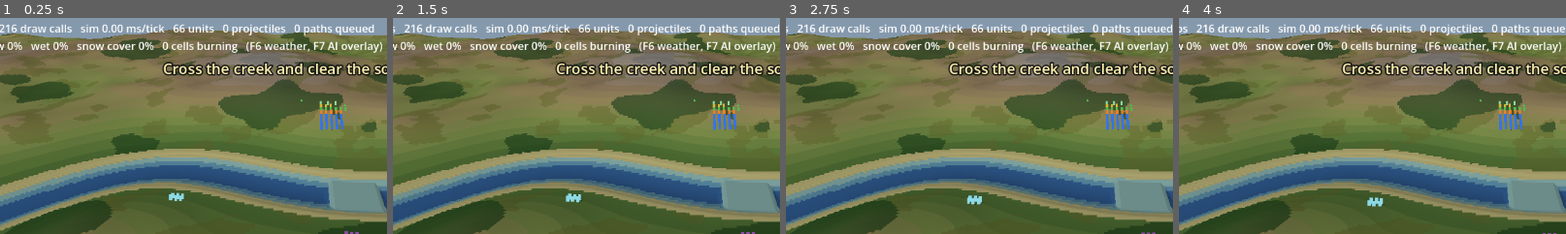
Above: before the commit, frames 1-4 (left to right).
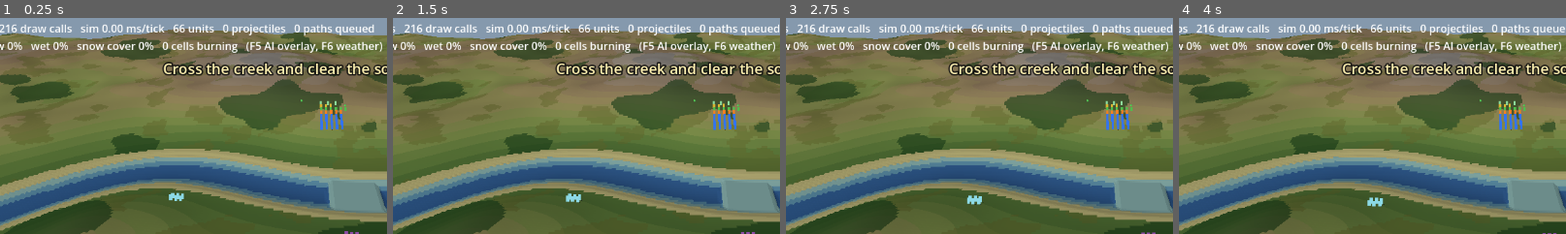
Above: after the commit, the same moments.

Repository: hazefire06/ashenmarch
Game: Godot game, scene res://view/main.tscn
The game is run twice, just before and just after one commit, with the same random seed, the same clock (stepped at 60 frames per second) and the same inputs.
Inputs:
- Up to frame 1 (0.25 s): no input
- Up to frame 2 (1.5 s): click "1 Short line" at 0.5 s; click "2 Long line" at 1.25 s
- Up to frame 3 (2.75 s): click "3 Loose line" at 2 s
- Up to frame 4 (4 s): click "4 Staggered" at 2.75 s; click "5 Box" at 3.5 s
The pictures show only the part of the screen within x 10-60%, y 0-50%; the shares and areas given below are measured in that part.

The runs differ from the first frame. In frame 1, 0.7% of the frame differs, in the area x 65-98%, y 10-17%; in frame 2, 0.7%; in frame 3, 0.7%; in frame 4, 0.7%.

Commit message:
Turn the AI mission off in the older demos and move the AI overlay to F5
The combat, projectile and abilities demos load MainView, which since
Phase 7 starts the Riverside AI mission: 29 AI Dark units hunting across
every staged event. They now set mission_path to empty before the scene
enters the tree, as demo-ai does, and each finale stands the Dark test
squad its phase had where MainView used to (Husks and Rippers; plus
Drifters; the whole roster). demo-combat's finale took MainView's first
50 units, assuming the removed Dark squads; it takes the Shieldmen and
Reavers now.

Phase 9's plan reserves F7 for the scoreboard, so the AI overlay moves
to F5, which nothing else binds.

Co-Authored-By: Claude Opus 5.5 (1M context) <noreply@anthropic.com>

Diff:
--- a/scripts/demo_abilities.gd
+++ b/scripts/demo_abilities.gd
@@ -31,6 +31,10 @@
 const FINALE_TIMEOUT: float = 90.0
 ## Yaw 0 looks north; a half turn looks south.
 const LOOK_SOUTH: float = PI
+## Where MainView stood the Dark test squad (meters) until Phase 7 made the
+## Dark side the Riverside AI mission; the finale stands one there again.
+const DARK_ORIGIN: Vector2 = Vector2(250.0, 275.0)
+const DARK_SPACING: float = 2.0
 
 var _main: MainView
 var _world: World
@@ -55,6 +59,9 @@
 	Engine.time_scale = float(speed) if speed.is_valid_float() and float(speed) > 0.0 else 1.0
 	Engine.max_physics_steps_per_frame = 16
 	_main = load("res://view/main.tscn").instantiate() as MainView
+	# No Riverside AI mission: its 29 Dark units would hunt across every
+	# event. The finale stands its own Dark squad (_finale).
+	_main.mission_path = ""
 	root.add_child(_main)
 	_run.call_deferred()
 
@@ -200,17 +207,24 @@
 
 func _finale() -> void:
 	_begin(5, "Finale", "The standing squads fight at the ford: the whole roster. Wardens behind the line, Blightbags and Stormcallers with the Husks and Rippers, herb plants on both banks.", Vector2(285.0, 245.0), 0.0, 70.0)
+	# The whole Dark test squad as MainView laid it out before Phase 7: 20
+	# Husks in a block south of the creek with 3 Blightbags in front, then
+	# rows of 5 Rippers, 6 Drifters and 2 Stormcallers behind. MainView spawns
+	# no Dark units since Phase 7.
+	var back: Vector2 = DARK_ORIGIN + Vector2(0.0, 4.0 * DARK_SPACING)
+	var dark: PackedInt32Array = await _spawn(&"husk", DARK, _grid(DARK_ORIGIN, 20, 5, DARK_SPACING), Vector2i(0, -1))
+	dark.append_array(await _spawn(&"ripper", DARK, _grid(back, 5, 5, DARK_SPACING), Vector2i(0, -1)))
+	dark.append_array(await _spawn(&"drifter", DARK, _grid(back + Vector2(0.0, DARK_SPACING), 6, 6, DARK_SPACING), Vector2i(0, -1)))
+	dark.append_array(await _spawn(&"blightbag", DARK, _grid(DARK_ORIGIN - Vector2(0.0, DARK_SPACING), 3, 3, 2.0 * DARK_SPACING), Vector2i(0, -1)))
+	dark.append_array(await _spawn(&"stormcaller", DARK, _grid(back + Vector2(0.0, 2.0 * DARK_SPACING), 2, 2, 4.0 * DARK_SPACING), Vector2i(0, -1)))
+	# The Light side: whatever of MainView's test squad stands at the ford.
 	var light: PackedInt32Array = PackedInt32Array()
-	var dark: PackedInt32Array = PackedInt32Array()
 	for unit: Unit in _world.units:
-		if not unit.is_alive() or _watched.has(unit.id) or unit.x < 230 * M or unit.x > 330 * M:
+		if not unit.is_alive() or unit.faction != LIGHT or _watched.has(unit.id):
 			continue
-		if unit.z < 165 * M or unit.z > 305 * M:
+		if unit.x < 230 * M or unit.x > 330 * M or unit.z < 165 * M or unit.z > 305 * M:
 			continue
-		if unit.faction == LIGHT:
-			light.append(unit.id)
-		else:
-			dark.append(unit.id)
+		light.append(unit.id)
 		_watched[unit.id] = true
 	await _wait(READ_BEFORE)
 	_attack_move(light, Vector2(255.0, 280.0), Formations.Kind.SHORT_LINE)
@@ -294,6 +308,15 @@
 		if Vector2(p.x / float(M), p.z / float(M)).distance_to(c) <= radius:
 			n += 1
 	return n
+
+
+# count spots in rows of columns, spacing meters apart, from origin toward +x
+# and +z (MainView's old squad layout).
+static func _grid(origin: Vector2, count: int, columns: int, spacing: float) -> Array[Vector2]:
+	var out: Array[Vector2] = []
+	for i: int in count:
+		out.append(origin + Vector2((i % columns) * spacing, (i / columns) * spacing))
+	return out
 
 
 static func _row(center: Vector2, count: int, spacing: float) -> Array[Vector2]:
--- a/scripts/demo_ai.gd
+++ b/scripts/demo_ai.gd
@@ -2,7 +2,7 @@
 ## Phase 7 showcase: `make demo-ai` (DEMO_SPEED=2 to run faster).
 ##
 ## Runs the real game and stages the enemy AI on Riverside, one behavior after
-## another, each with a caption and a live tally. The F7 overlay is on for the
+## another, each with a caption and a live tally. The F5 overlay is on for the
 ## whole demo: a label over each group says what it is doing, and the lines and
 ## rings show where (cyan: a patrol's loop, red: an ambush's alert radius,
 ## orange: a guard's radius, magenta: a flank's route, blue: a retreat).
@@ -163,7 +163,7 @@
 	if not _capture_dir.is_empty():
 		quit()
 		return
-	_caption.text = "Demo over. You have control. F7 shows or hides the AI overlay. F9 switches the side you command; the Dark groups keep thinking either way."
+	_caption.text = "Demo over. You have control. F5 shows or hides the AI overlay. F9 switches the side you command; the Dark groups keep thinking either way."
 	_tally.text = ""
 
 
--- a/scripts/demo_combat.gd
+++ b/scripts/demo_combat.gd
@@ -36,6 +36,10 @@
 const ANVIL_ENGAGED: int = 8
 const HAMMER_BACK: float = 7.0
 const LONGBOW_ID: StringName = &"longbow"
+## Where MainView stood the Dark test squad (meters) until Phase 7 made the
+## Dark side the Riverside AI mission; the finale stands one there again.
+const DARK_ORIGIN: Vector2 = Vector2(250.0, 275.0)
+const DARK_SPACING: float = 2.0
 
 var _main: MainView
 var _world: World
@@ -63,6 +67,9 @@
 	# Lets the sim keep up at DEMO_SPEED > 1 instead of slowing down.
 	Engine.max_physics_steps_per_frame = 16
 	_main = load("res://view/main.tscn").instantiate() as MainView
+	# No Riverside AI mission: its 29 Dark units would hunt across every
+	# event. The finale stands its own Dark squad (_finale).
+	_main.mission_path = ""
 	root.add_child(_main)
 	_run.call_deferred()
 
@@ -181,17 +188,17 @@
 func _finale() -> void:
 	var c: Vector2 = Vector2(280.0, 232.0)
 	_begin(5, "Finale", "The test squads clash at the ford: Shieldmen and Reavers against Husks and Rippers. Living units wade the shallow ford; undead Husks cross the deep water anywhere.", c, 0.0, 70.0)
+	# MainView spawns the Light test squad first: the Shieldmen, then the
+	# Reavers. It spawns no Dark units since Phase 7.
 	var light: PackedInt32Array = PackedInt32Array()
-	var dark: PackedInt32Array = PackedInt32Array()
-	# The test squads are the first units MainView spawned.
-	for unit: Unit in _world.units.slice(0, MainView.TEST_SQUAD_SIZE * 2 + MainView.TEST_SHOCK_ROW_SIZE * 2):
-		if not unit.is_alive():
-			continue
-		if unit.faction == LIGHT:
+	for unit: Unit in _world.units.slice(0, MainView.TEST_SQUAD_SIZE + MainView.TEST_SHOCK_ROW_SIZE):
+		if unit.is_alive():
 			light.append(unit.id)
-		else:
-			dark.append(unit.id)
-		_watched[unit.id] = true
+			_watched[unit.id] = true
+	# The Dark test squad as MainView laid it out before Phase 7: 20 Husks in
+	# a block south of the creek, 5 Rippers in a row behind them.
+	var dark: PackedInt32Array = await _spawn(&"husk", DARK, _grid(DARK_ORIGIN, 20, 5, DARK_SPACING), Vector2i(0, -1))
+	dark.append_array(await _spawn(&"ripper", DARK, _grid(DARK_ORIGIN + Vector2(0.0, 4.0 * DARK_SPACING), 5, 5, DARK_SPACING), Vector2i(0, -1)))
 	await _wait(READ_BEFORE)
 	_attack_move(light, Vector2(255.0, 280.0), Formations.Kind.SHORT_LINE)
 	_attack_move(dark, Vector2(295.0, 190.0), Formations.Kind.RABBLE)
@@ -283,6 +290,15 @@
 		)
 
 
+# count spots in rows of columns, spacing meters apart, from origin toward +x
+# and +z (MainView's old squad layout).
+static func _grid(origin: Vector2, count: int, columns: int, spacing: float) -> Array[Vector2]:
+	var out: Array[Vector2] = []
+	for i: int in count:
+		out.append(origin + Vector2((i % columns) * spacing, (i / columns) * spacing))
+	return out
+
+
 # count spots centered on center along x, spacing meters apart.
 static func _row(center: Vector2, count: int, spacing: float) -> Array[Vector2]:
 	var out: Array[Vector2] = []
--- a/scripts/demo_projectiles.gd
+++ b/scripts/demo_projectiles.gd
@@ -27,6 +27,10 @@
 const READ_AFTER: float = 5.0
 const FIGHT_TIMEOUT: float = 60.0
 const FINALE_TIMEOUT: float = 90.0
+## Where MainView stood the Dark test squad (meters) until Phase 7 made the
+## Dark side the Riverside AI mission; the finale stands one there again.
+const DARK_ORIGIN: Vector2 = Vector2(250.0, 275.0)
+const DARK_SPACING: float = 2.0
 ## Yaw 0 looks north; a half turn looks south.
 const LOOK_SOUTH: float = PI
 ## Riverside's steepest dry slope (about 27 degrees), its foot, and the way
@@ -56,6 +60,9 @@
 	Engine.time_scale = float(speed) if speed.is_valid_float() and float(speed) > 0.0 else 1.0
 	Engine.max_physics_steps_per_frame = 16
 	_main = load("res://view/main.tscn").instantiate() as MainView
+	# No Riverside AI mission: its 29 Dark units would hunt across every
+	# event. The finale stands its own Dark squad (_finale).
+	_main.mission_path = ""
 	root.add_child(_main)
 	_run.call_deferred()
 
@@ -186,17 +193,20 @@
 
 func _finale() -> void:
 	_begin(5, "Finale", "The standing squads fight at the ford: Shieldmen, Reavers, Longbows and Sappers against Husks, Rippers, and floating Drifters that cross the deep water.", Vector2(285.0, 245.0), 0.0, 70.0)
+	# The Dark test squad as MainView laid it out before Phase 7: 20 Husks in
+	# a block south of the creek, a row of 5 Rippers and one of 6 Drifters
+	# behind them. MainView spawns no Dark units since Phase 7.
+	var dark: PackedInt32Array = await _spawn(&"husk", DARK, _grid(DARK_ORIGIN, 20, 5, DARK_SPACING), Vector2i(0, -1))
+	dark.append_array(await _spawn(&"ripper", DARK, _grid(DARK_ORIGIN + Vector2(0.0, 4.0 * DARK_SPACING), 5, 5, DARK_SPACING), Vector2i(0, -1)))
+	dark.append_array(await _spawn(&"drifter", DARK, _grid(DARK_ORIGIN + Vector2(0.0, 5.0 * DARK_SPACING), 6, 6, DARK_SPACING), Vector2i(0, -1)))
+	# The Light side: whatever of MainView's test squad stands at the ford.
 	var light: PackedInt32Array = PackedInt32Array()
-	var dark: PackedInt32Array = PackedInt32Array()
 	for unit: Unit in _world.units:
-		if not unit.is_alive() or _watched.has(unit.id) or unit.x < 230 * M or unit.x > 330 * M:
+		if not unit.is_alive() or unit.faction != LIGHT or _watched.has(unit.id):
 			continue
-		if unit.z < 170 * M or unit.z > 300 * M:
+		if unit.x < 230 * M or unit.x > 330 * M or unit.z < 170 * M or unit.z > 300 * M:
 			continue
-		if unit.faction == LIGHT:
-			light.append(unit.id)
-		else:
-			dark.append(unit.id)
+		light.append(unit.id)
 		_watched[unit.id] = true
 	await _wait(READ_BEFORE)
 	_attack_move(light, Vector2(255.0, 280.0), Formations.Kind.SHORT_LINE)
@@ -279,6 +289,15 @@
 		if unit != null and unit.is_alive():
 			best = minf(best, absf(unit.z / float(M) - z))
 	return best
+
+
+# count spots in rows of columns, spacing meters apart, from origin toward +x
+# and +z (MainView's old squad layout).
+static func _grid(origin: Vector2, count: int, columns: int, spacing: float) -> Array[Vector2]:
+	var out: Array[Vector2] = []
+	for i: int in count:
+		out.append(origin + Vector2((i % columns) * spacing, (i / columns) * spacing))
+	return out
 
 
 static func _row(center: Vector2, count: int, spacing: float) -> Array[Vector2]:
--- a/tests/view/test_ai_debug_view.gd
+++ b/tests/view/test_ai_debug_view.gd
@@ -1,5 +1,5 @@
 extends GutTest
-## AiDebugView, the F7 overlay: hidden until toggled, then one label per
+## AiDebugView, the F5 overlay: hidden until toggled, then one label per
 ## group with living members at its centroid and a line set drawn from the
 ## world's AI state (patrol routes, guard and ambush circles, flank routes,
 ## area triggers). It redraws after a step only while shown, and never
@@ -181,9 +181,9 @@
 	assert_eq(_view.line_count(), 0, "shown again: it draws what is there now")
 
 
-func test_f7_toggles_it() -> void:
+func test_f5_toggles_it() -> void:
 	var event: InputEventKey = InputEventKey.new()
-	event.physical_keycode = KEY_F7
+	event.physical_keycode = KEY_F5
 	event.pressed = true
 	_view._unhandled_input(event)
 	assert_true(_view.visible)
--- a/view/ai/ai_debug_view.gd
+++ b/view/ai/ai_debug_view.gd
@@ -1,6 +1,6 @@
 class_name AiDebugView
 extends Node3D
-## F7 debug overlay for the enemy AI, hidden until toggled. While shown it
+## F5 debug overlay for the enemy AI, hidden until toggled. While shown it
 ## redraws after every step:
 ## - a camera-facing label over each group that has living members, at their
 ##   centroid: "name: BEHAVIOR";
@@ -166,7 +166,7 @@
 	return IDLE_COLOR
 
 
-# Nodes receive unhandled input while hidden, which is how F7 shows it again.
+# Nodes receive unhandled input while hidden, which is how F5 shows it again.
 func _unhandled_input(event: InputEvent) -> void:
 	if event.is_action_pressed(InputBindings.TOGGLE_AI_DEBUG):
 		toggle()
--- a/view/input_bindings.gd
+++ b/view/input_bindings.gd
@@ -55,7 +55,7 @@
 const CYCLE_WEATHER: StringName = &"debug_cycle_weather"
 ## Debug: paralyze, confuse, or set alight the selection, in turn.
 const CYCLE_STATUS: StringName = &"debug_cycle_status"
-## Debug: F7 shows or hides the enemy AI overlay (AiDebugView).
+## Debug: F5 shows or hides the enemy AI overlay (AiDebugView).
 const TOGGLE_AI_DEBUG: StringName = &"debug_toggle_ai"
 ## Index i is formation Formations.Kind i and group slot i; keys 1..9, 0.
 const FORMATIONS: Array[StringName] = [
@@ -120,7 +120,7 @@
 	events[SWITCH_SIDE] = _key(KEY_F9)
 	events[CYCLE_WEATHER] = _key(KEY_F6)
 	events[CYCLE_STATUS] = _key(KEY_F8)
-	events[TOGGLE_AI_DEBUG] = _key(KEY_F7)
+	events[TOGGLE_AI_DEBUG] = _key(KEY_F5)
 	for i: int in NUMBER_KEYS.size():
 		events[FORMATIONS[i]] = _key(NUMBER_KEYS[i])
 		var save: InputEventKey = _key(NUMBER_KEYS[i])
--- a/view/main.gd
+++ b/view/main.gd
@@ -4,7 +4,7 @@
 ## it one tick per physics frame. The terrain view, camera, overhead map, and
 ## unit, projectile, explosion, fire, and weather views read the World; only
 ## commands change it. The gas cloud and herb plant views read it too, and so
-## do the mission HUD and the F7 AI overlay.
+## do the mission HUD and the F5 AI overlay.
 ## Everything that draws the ground is built from the World's own terrain,
 ## not the one loaded from the map: explosions scar the World's copy.
 ##
@@ -147,7 +147,7 @@
 
 func _process(_delta: float) -> void:
 	var w: Weather = world.weather
-	_stats_label.text = "tick %d   %d fps   %d draw calls   sim %.2f ms/tick   %d units   %d projectiles   %d paths queued\nrain %d%%   snow %d%%   wet %d%%   snow cover %d%%   %d cells burning   (F6 weather, F7 AI overlay)" % [
+	_stats_label.text = "tick %d   %d fps   %d draw calls   sim %.2f ms/tick   %d units   %d projectiles   %d paths queued\nrain %d%%   snow %d%%   wet %d%%   snow cover %d%%   %d cells burning   (F5 AI overlay, F6 weather)" % [
 		world.tick,
 		Performance.get_monitor(Performance.TIME_FPS),
 		Performance.get_monitor(Performance.RENDER_TOTAL_DRAW_CALLS_IN_FRAME),
Not shown, changed: Makefile
